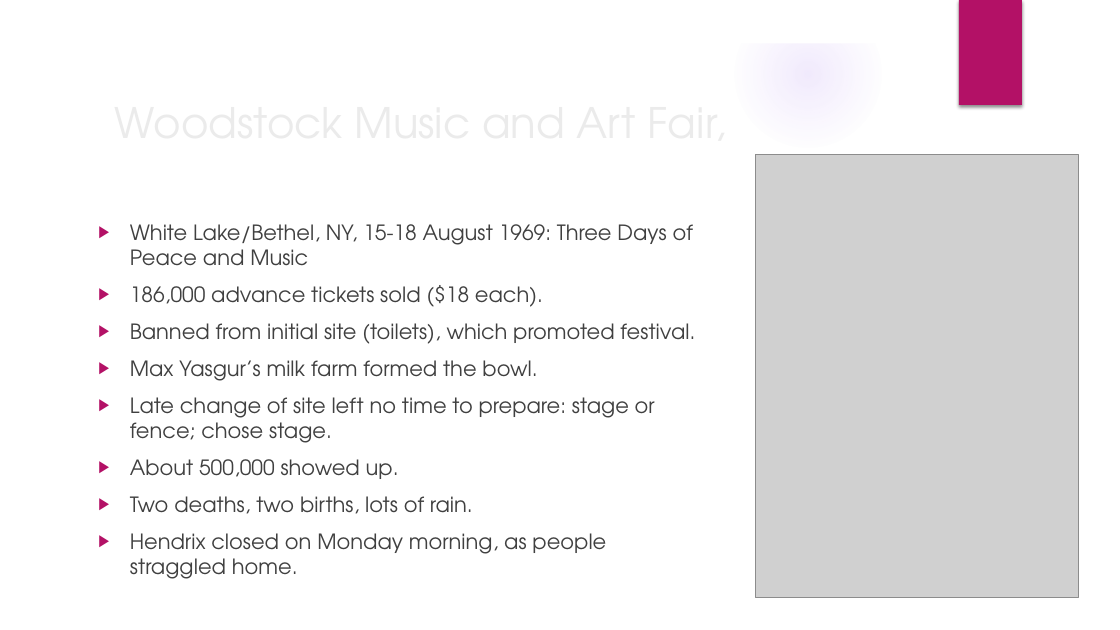
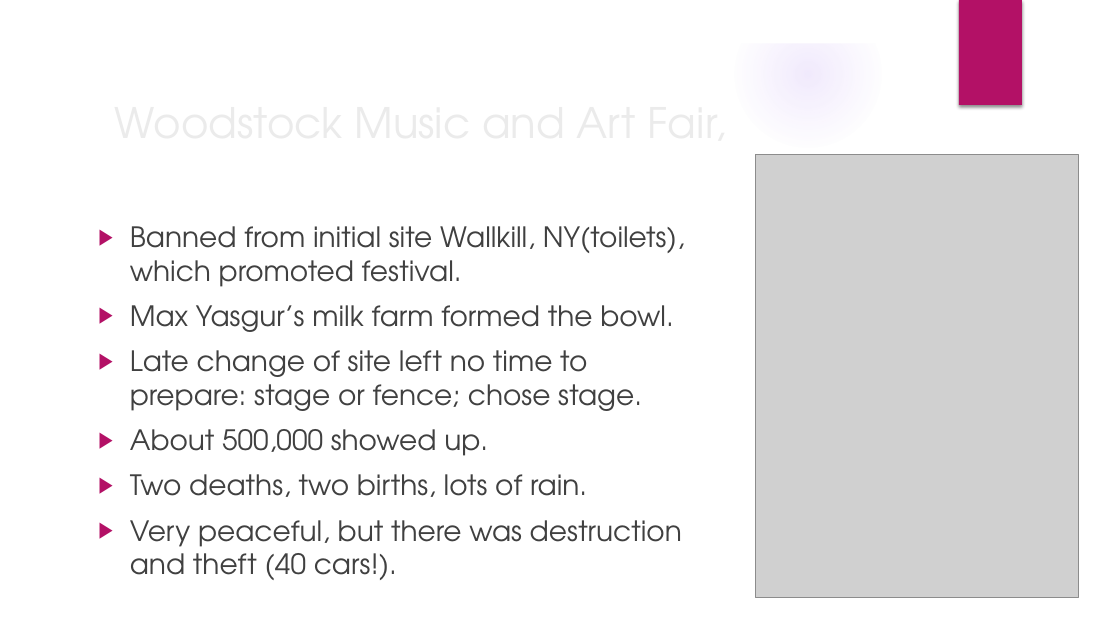
Before and after one commit to mrbaker1917/website, a slide deck: slide 11 of ASMU432/ppts/The late 1960s.pptx (slide 8 before the commit). Drawn at 1120x630 pixels with LibreOffice and Linux fonts; fonts in the diff are those of the drawing; grey boxes stand for pictures; background and template pictures are left out. Boxes give left, top, right and bottom in pixels: in the first picture for what was removed or moved away, otherwise in the second. Text is boxed around its words. In the diff, an @@ line names an element or a change of style, - is before the commit and + after.

```diff
--- a/ASMU432/ppts/The late 1960s.pptx
+++ b/ASMU432/ppts/The late 1960s.pptx
@@ text at [130,226,685,287]: text changed; size 18 to 24 pt @@
-▶ White Lake/Bethel, NY, 15-18 August 1969: Three Days of Peace and Music
-▶ 186,000 advance tickets sold ($18 each).
-▶ Banned from initial site (toilets), which promoted festival.
+▶ Banned from initial site Wallkill, NY(toilets), which promoted festival.
@@ text at [130,305,673,497]: size 18 to 24 pt in "Max Yasgur’s milk farm formed the bowl.", "Late change of site left no time ...", "About 500,000 showed up.", "Two deaths, two births, lots of rain." @@
@@ text at [130,520,682,580]: text changed; size 18 to 24 pt @@
-▶ Hendrix closed on Monday morning, as people straggled home.
+▶ Very peaceful, but there was destruction and theft (40 cars!).
```
Also in this commit, not shown: 1 other slide changed, 9 slides added, 5 other files.
